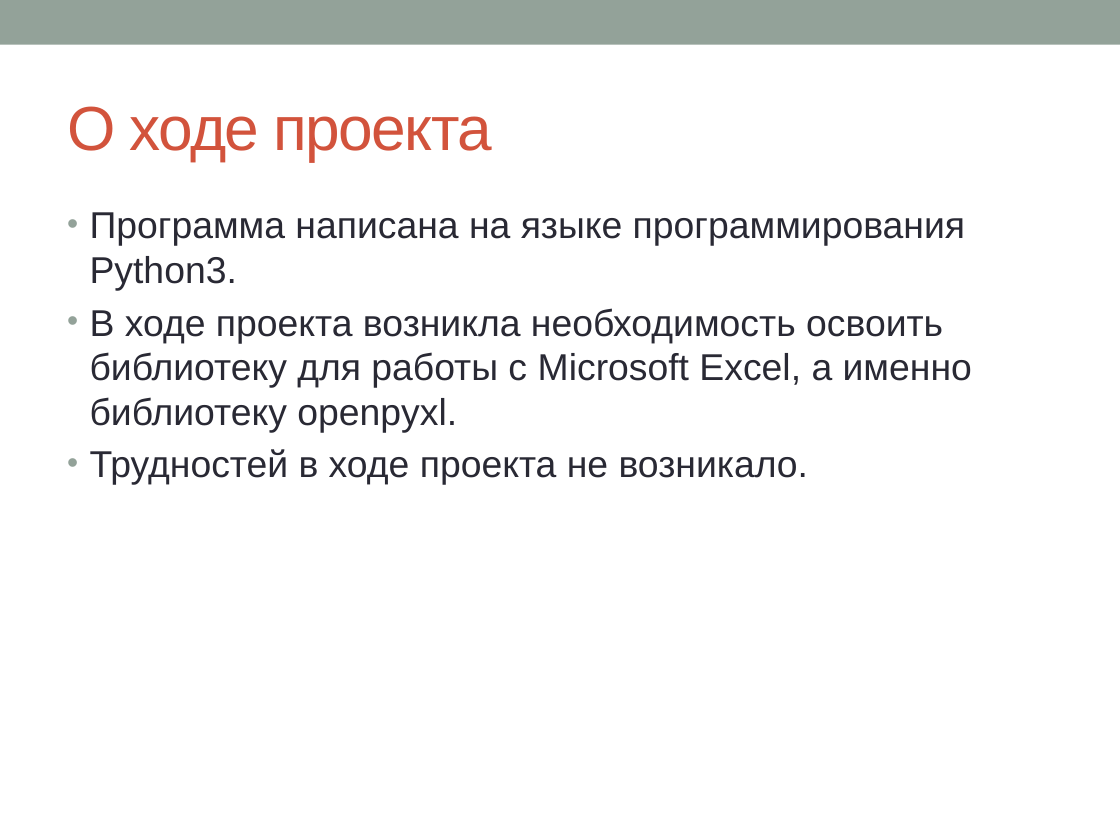
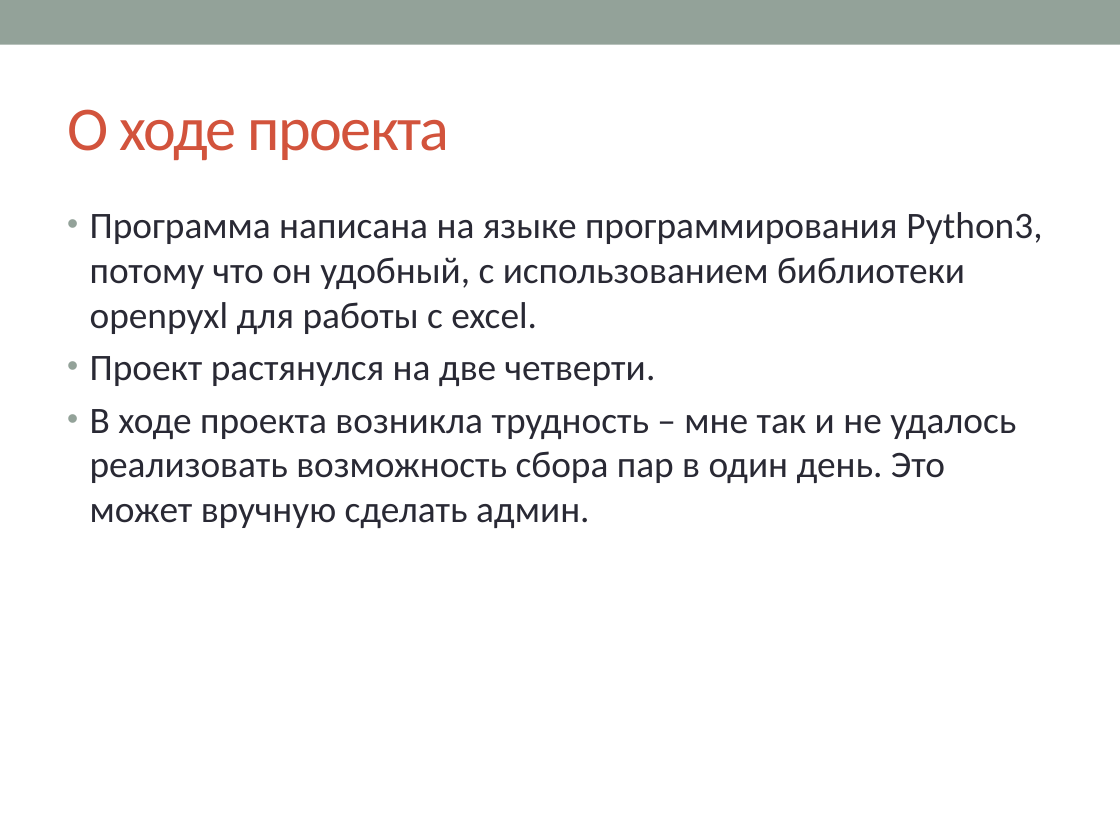
Before and after one commit to leschtsch/timetable, a slide deck: slide 5 of документы/Презентация проекта для программистов1.pptx. Drawn at 1120x840 pixels with LibreOffice and Linux fonts; fonts in the diff are those of the drawing. Boxes give left, top, right and bottom in pixels: in the first picture for what was removed or moved away, otherwise in the second. Text is boxed around its words. In the diff, an @@ line names an element or a change of style, - is before the commit and + after.

```diff
--- a/документы/Презентация проекта для программистов1.pptx
+++ b/документы/Презентация проекта для программистов1.pptx
@@ title "О ходе проекта" at (67,109,450,160): font Arial to Calibri @@
@@ text at (90,212,1042,528): text changed; font Arial to Calibri @@
-• Программа написана на языке программирования Python3.
-• В ходе проекта возникла необходимость освоить библиотеку для работы с Microsoft Excel, а именно библиотеку openpyxl.
-• Трудностей в ходе проекта не возникало.
+• Программа написана на языке программирования Python3, потому что он удобный, с использованием библиотеки openpyxl для работы с excel.
+• Проект растянулся на две четверти.
+• В ходе проекта возникла трудность – мне так и не удалось реализовать возможность сбора пар в один день. Это может вручную сделать админ.
```
Also in this commit, not shown: 8 other slides changed, 2 slides removed, 7 other files.
